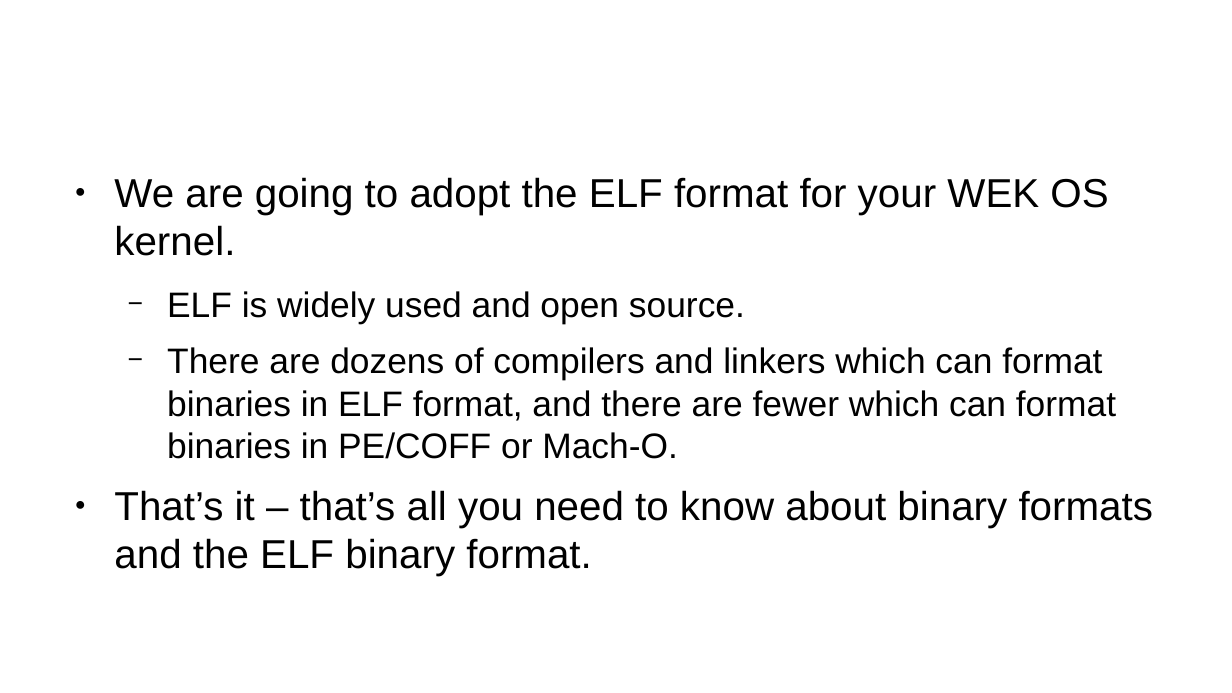
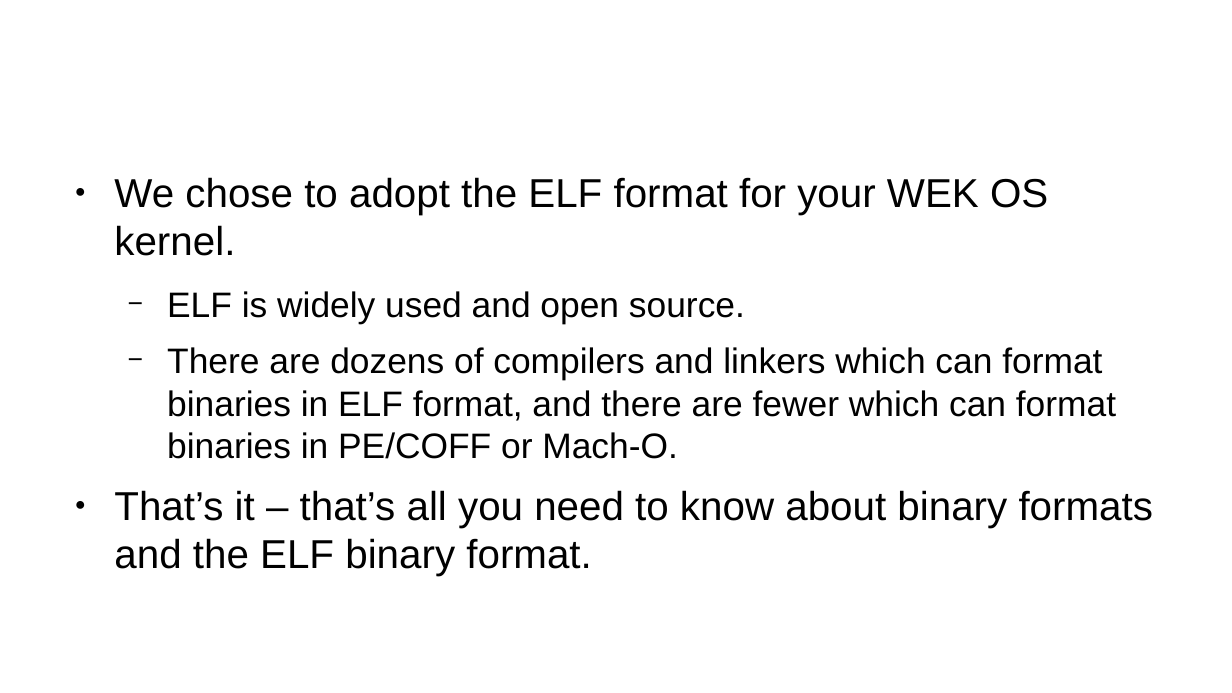
Before and after one commit to latentPrion/work-experience-kernel, a slide deck: slide 11 of part-02-the-basics-toolchains-and-first-execution.odp. Drawn at 1232x693 pixels with LibreOffice and Linux fonts; fonts in the diff are those of the drawing; background and template pictures are left out. Boxes give left, top, right and bottom in pixels: in the first picture for what was removed or moved away, otherwise in the second. Text is boxed around its words. In the diff, an @@ line names an element or a change of style, - is before the commit and + after.

```diff
--- a/part-02-the-basics-toolchains-and-first-execution.odp
+++ b/part-02-the-basics-toolchains-and-first-execution.odp
@@ text at (x1=114, y1=177, x2=1048, y2=256): text changed @@
-● We are going to adopt the ELF format for your WEK OS kernel.
+● We chose to adopt the ELF format for your WEK OS kernel.
```
Also in this commit, not shown: 3 other slides changed, 1 other file.
